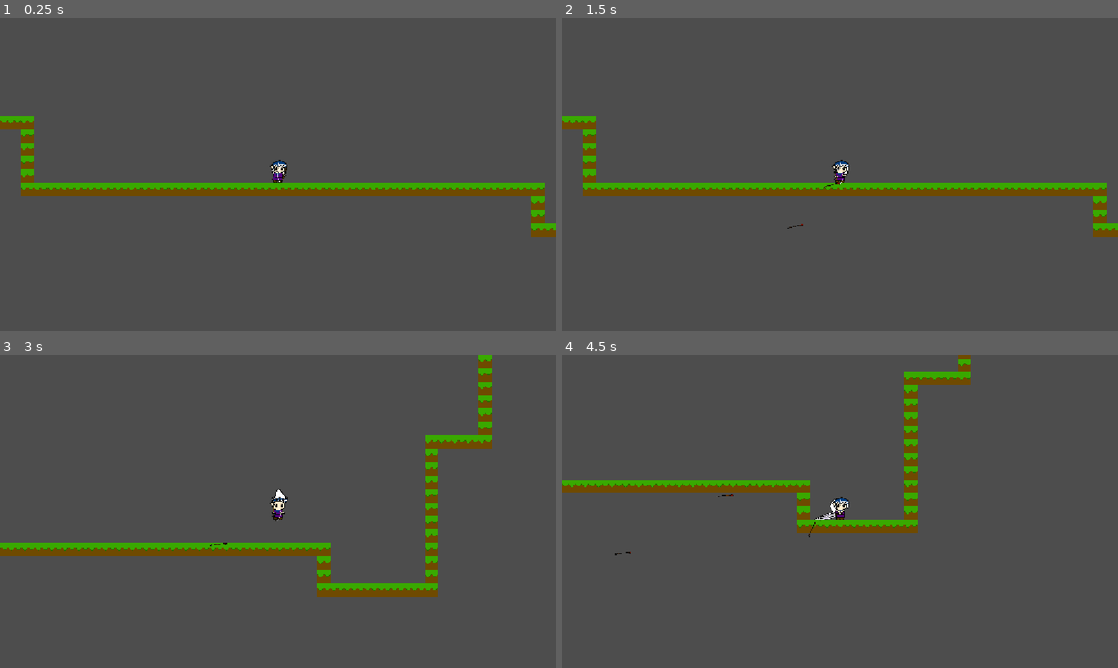
Above: before the commit, frames 1-4 (two rows, left to right).
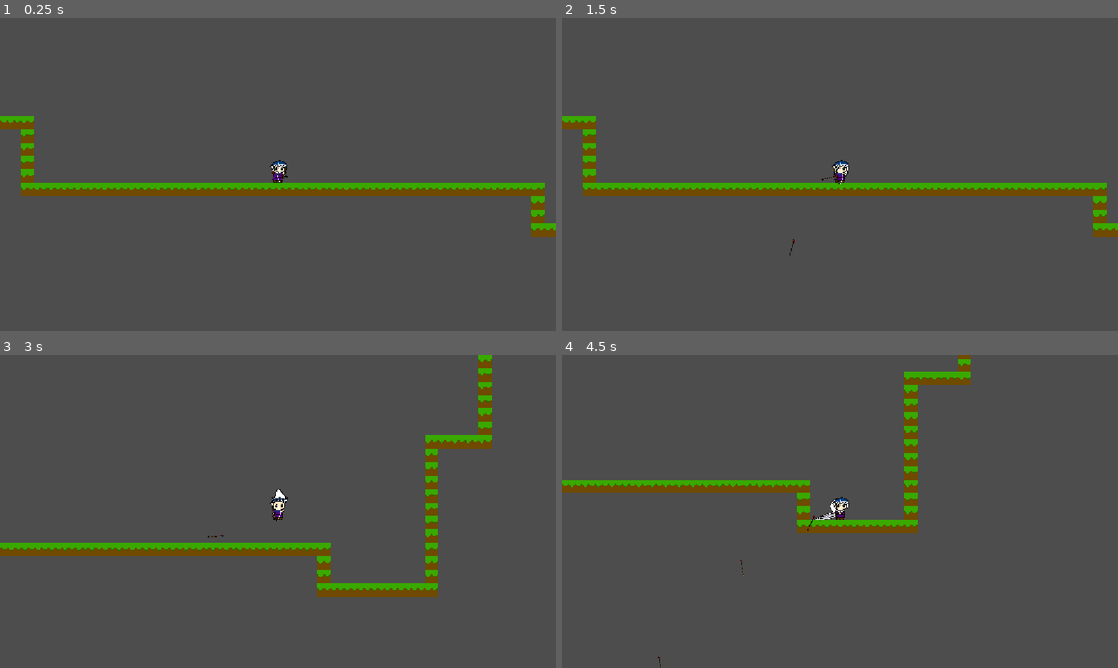
Above: after the commit, the same moments.

Repository: Nelinnia/azure-leaf-forest
Game: Godot game, scene res://Levels/testing_level.tscn
Same seed, same stepped clock (60 frames per second), same inputs: the game is played once before the commit and once after it.
Inputs (mouse positions are in pixels of both pictures, inside the frame that each line leads up to):
- Up to frame 1 (0.25 s): no input
- Up to frame 2 (1.5 s): click (623, 237) at 0.5 s; click (623, 237) at 1.25 s
- Up to frame 3 (3 s): move the mouse to (400, 495) at 2.02 s; press the mouse at (400, 495) at 2.03 s; hold D (move_right) from 2.03 s (still down); tap Space (jump) at 2.27, 2.3, 2.57, 2.85 s; move the mouse to (166, 527) at 2.77 s; release the mouse at (166, 527) at 2.78 s
- Up to frame 4 (4.5 s): tap Space (jump) at 3.02, 3.32, 3.8 s; click (728, 527) at 3.05 s; move the mouse to (895, 442) at 3.52 s; release D (move_right) at 3.53 s; press the mouse at (895, 442) at 3.53 s; hold A (move_left) 3.53-4.28 s; move the mouse to (812, 574) at 4.27 s; release the mouse at (812, 574) at 4.28 s; hold D (move_right) from 4.28 s (still down); tap Tab (weapon_swap) at 4.35 s

The runs differ from the first frame. In frame 1, less than 0.1% of the frame differs, in the area x 48-52%, y 49-52%; in frame 2, less than 0.1%, in the area x 40-52%, y 48-76%; in frame 3, less than 0.1%; in frame 4, less than 0.1%.

Commit message:
Bow rotates 360 correctly. Arrow gravity and 360 logic fixed

Diff:
--- a/Player/Weapons/Bow/Arrows/basic_arrow.gd
+++ b/Player/Weapons/Bow/Arrows/basic_arrow.gd
@@ -1,35 +1,54 @@
 class_name Arrow
 extends Area2D
 
-@export var speed :float= 400.0
+@export_category("Per-Charge Stats")
+@export var charge_speeds :Array[float]= [500.0, 1000.0, 1500.0, 2000.0]
+@export var charge_drop_speeds :Array[float]= [250.0, 180.0, 110.0, 40.0]
+@export var charge_drop_rotations :Array[float]= [140.0, 90.0, 50.0, 10.0]
+@export var charge_drop_start_distance: Array[float] = [250.0, 1000.0, 2000.0, 3000.0]
+
 @export var max_distance :float= 10000.0
-@export var drop_speed :float= 100
-@export var drop_rotation :float= 1.0
+
+var speed :float
+var drop_speed :float
+var drop_rotation :float
+var drop_start_distance :float
 
 
 var bow :WeaponBow
 
 var _traveled_distance :float= 0.0
-var velocity :Vector2
+var _start_rotation :float
+var _max_rotation_offset :float= deg_to_rad(90.0)
 
 # Called when the node enters the scene tree for the first time.
 func _ready() -> void:
 	area_entered.connect(_on_area_entered)
 
 
+var _rotation_sign :float= 1.0
+func apply_charge(charge: int) -> void:
+	var index := clampi(charge, 0, charge_speeds.size() - 1)
+	speed = charge_speeds[index]
+	drop_speed = charge_drop_speeds[index]
+	drop_rotation = charge_drop_rotations[index]
+	drop_start_distance = charge_drop_start_distance[index]
+	_start_rotation = rotation
+	_rotation_sign = 1.0 if cos(_start_rotation) >= 0.0 else -1.0
 
 func _physics_process(delta: float) -> void:
 	position += transform.x * speed * delta
-	position += Vector2.DOWN * drop_speed * delta
-	rotation_degrees += drop_rotation * delta
+	if _traveled_distance > drop_start_distance:
+		position += Vector2.DOWN * drop_speed * delta
 
-	_traveled_distance += velocity.length() * delta
+		var rotated_amount := absf(wrapf(rotation - _start_rotation, -PI, PI))
+		if rotated_amount < _max_rotation_offset:
+			rotation += _rotation_sign * drop_rotation * delta * (PI / 180.0)
+
+	_traveled_distance += speed * delta
 	if _traveled_distance > max_distance:
 		queue_free()
 
-func calculate_arrow_variables() -> void:
-	bow.draw_counter
-
 
 func _on_area_entered(other_area: Area2D) -> void:
-	pass
+	queue_free()
--- a/Player/Weapons/Bow/Arrows/basic_arrow.tscn
+++ b/Player/Weapons/Bow/Arrows/basic_arrow.tscn
@@ -7,6 +7,9 @@
 size = Vector2(41, 18)
 
 [node name="BasicArrow" type="Area2D" unique_id=296111389]
+scale = Vector2(0.3, 0.3)
+collision_layer = 2
+collision_mask = 2
 script = ExtResource("1_cxx4f")
 
 [node name="CollisionShape2D" type="CollisionShape2D" parent="." unique_id=1870051525]
--- a/Player/Weapons/Bow/weapon_bow.gd
+++ b/Player/Weapons/Bow/weapon_bow.gd
@@ -1,6 +1,5 @@
 class_name WeaponBow
 extends WeaponBase
-
 
 
 @onready var bow_marker: Marker2D = $BowMarker
@@ -13,12 +12,21 @@
 
 var draw_counter :int= 0
 
+var aim_angle :float= 0.0
+
+
 func _ready() -> void:
 	draw_timer.timeout.connect(_draw_bow)
 
 func handle_process(delta: float) -> void:
 	var to_mouse := get_global_mouse_position() - player.global_position
-	bow_marker.rotation = to_mouse.angle()
+
+	aim_angle = to_mouse.angle()
+	bow_marker.rotation = aim_angle
+
+	var facing_left := absf(wrapf(aim_angle, -PI, PI)) > PI / 2.0
+	bow_ani_sprite.flip_v = facing_left
+	arrow_sprite.flip_v = facing_left
 
 func on_attack_pressed() -> void:
 	draw_timer.start()
@@ -28,13 +36,27 @@
 	draw_timer.stop()
 	arrow_sprite.visible = false
 	bow_ani_sprite.frame = 0
-	draw_counter = 0
 
 	var arrow :Node2D= BASIC_ARROW.instantiate()
 	get_tree().current_scene.add_child(arrow)
-	arrow.global_transform = bow_marker.global_transform
+	arrow.global_position = bow_marker.global_position
+	arrow.global_rotation = aim_angle
+	arrow.apply_charge(draw_counter)
 
+	draw_counter = 0
 
+	launch_backward()
+
+@export var max_charge :int= 3
 func _draw_bow() -> void:
-	draw_counter += 1
-	bow_ani_sprite.frame += 1
+	if draw_counter < max_charge:
+		draw_counter += 1
+		bow_ani_sprite.frame += 1
+
+	if draw_counter >= max_charge:
+		draw_timer.stop()
+
+func launch_backward() -> void:
+	var to_mouse := get_global_mouse_position() - player.global_position
+	if draw_counter >= 3 and not player.State.GROUND :
+		pass
--- /dev/null
+++ b/Player/autoload_player_stats.gd
@@ -0,0 +1,7 @@
+extends Node
+
+
+var strength :int= 1 #Increases sword damage, max height of base jumo
+var dexterity  :int= 1 #Increases bow damage, max height of double jump
+var agility :int= 1 #Increases weapon charge rate, move speed
+var wisdom :int= 1 #Increases magic damage,  mana
--- a/Player/player.gd
+++ b/Player/player.gd
@@ -5,8 +5,6 @@
 
 @onready var hair_back: Sprite2D = %HairBack
 @onready var player_parts: Node2D = %PlayerParts
-
-
 @onready var right_arm: AnimatedSprite2D = %Right_Arm
 @onready var left_arm: AnimatedSprite2D = %Left_Arm
 
@@ -117,20 +115,8 @@
 		_swap_weapon()
 	if event.is_action_pressed("attack") and not is_attacking:
 		current_weapon_node.on_attack_pressed()
-		#charge_timer.start()
-		#attack_animation_player.play("sword_swing_charge")
-		#
-		#left_arm.play("sword_swing_ground")
-		#left_arm.frame = 1
-		#left_arm.pause()
-		#
-		#right_arm.play("sword_swing_ground")
-		#right_arm.frame = 1
-		#right_arm.pause()
 	if event.is_action_released("attack") and not is_attacking:
 		current_weapon_node.on_attack_released()
-		#_start_attack()
-		#charge_timer.stop()
 func _start_attack() -> void:
 	is_attacking = true
 	var is_ground := current_state == State.GROUND
--- a/Player/player.tscn
+++ b/Player/player.tscn
@@ -614,7 +614,6 @@
 sprite_frames = SubResource("SpriteFrames_5yyr1")
 
 [node name="ArrowSprite" type="Sprite2D" parent="WeaponBow/BowMarker" unique_id=1511170533]
-visible = false
 rotation = -0.046508465
 texture = ExtResource("28_76lrf")
 
--- a/Player/weapon_sword.gd
+++ b/Player/weapon_sword.gd
@@ -1,6 +1,5 @@
 class_name WeaponSword
 extends WeaponBase
-
 
 
 
@@ -16,8 +15,8 @@
 @onready var pipcharge_audio: AudioStreamPlayer2D = $WeaponMarker/Pips/PipchargeAudio
 
 
+var charges :int= 0
 
-var charges :int= 0
 
 func _ready() -> void:
 	charge_timer.timeout.connect(_on_charge_timeout)
--- /dev/null
+++ b/User Interface/autoload_settings_manager.gd
@@ -0,0 +1,66 @@
+extends Node
+
+const SAVE_PATH = "user://settings.cfg"
+var config := ConfigFile.new()
+
+#Graphics variables
+var particles_enabled :bool= true
+
+var damage_text_enabled :bool = true
+
+#Audio variables
+var volume_master :float= 0.5 #starts at 50% volume
+var volume_sfx :float= 1.0
+var volume_ambiance :float= 1.0
+var volume_music :float= 1.0
+
+func _ready() -> void:
+	load_settings()
+
+func load_settings() -> void:
+	if config.load(SAVE_PATH) != OK:
+		return
+
+		particles_enabled = config.get_value("graphics", "particles_enabled", true)
+		volume_master = config.get_value("audio", "master", 1.0)
+		volume_sfx = config.get_value("audio", "SFX", 1.0)
+		volume_ambiance = config.get_value("audio", "ambiance", 1.0)
+		volume_music = config.get_value("audio", "music", 1.0)
+	_apply_volumes()
+
+func save_settings() -> void:
+	config.set_value("graphics", "particles_enabled", particles_enabled)
+	config.set_value("audio", "master", volume_master)
+	config.set_value("audio", "SFX", volume_sfx)
+	config.set_value("audio", "ambiance", volume_ambiance)
+	config.set_value("audio", "music", volume_music)
+	config.save(SAVE_PATH)
+
+func set_volume(bus_name: String, value: float) -> void:
+	var linear :float= clamp(value, 0.0, 1.0)
+	match bus_name:
+		"master": volume_master = linear
+		"SFX": volume_sfx = linear
+		"ambiance": volume_ambiance = linear
+		"music": volume_music = linear
+	AudioServer.set_bus_volume_db(
+		AudioServer.get_bus_index(bus_name.capitalize()),
+		linear_to_db(linear)
+	)
+	save_settings()
+
+func _apply_volumes() -> void:
+	set_volume("master", volume_master)
+	set_volume("SFX", volume_sfx)
+	set_volume("ambiance", volume_ambiance)
+	set_volume("music", volume_music)
+
+
+#func _on_particle_toggled(enabled: bool) -> void:
+#	SettingsManager.particles_enabled = enabled
+#	SettingsManager.save_settings()
+#	get_tree().call_group("Turret_Particles", "set_emitting", enabled)
+#
+#func _on_damage_text_toggled(enabled: bool) -> void:
+#	SettingsManager.damage_text_enabled = enabled
+#	SettingsManager.save_settings()
--- /dev/null
+++ b/User Interface/option_menu_panel.gd
@@ -0,0 +1,80 @@
+class_name OptionMenu
+extends PanelContainer
+
+@onready var particle_toggle: CheckButton = %ParticleToggle
+@onready var damage_toggle: CheckButton = %DamageToggle
+
+@onready var master_vol_slider: HSlider = %MasterVolSlider
+@onready var master_volume_label: Label = %MasterVolumeLabel
+
+@onready var turret_vol_slider: HSlider = %TurretVolSlider
+@onready var turret_volume_label: Label = %TurretVolumeLabel
+
+@onready var ambiance_vol_slider: HSlider = %AmbianceVolSlider
+@onready var ambiance_volume_label: Label = %AmbianceVolumeLabel
+
+@onready var music_vol_slider: HSlider = %MusicVolSlider
+@onready var music_volume_label: Label = %MusicVolumeLabel
+
+@onready var menu_sound: AudioStreamPlayer2D = $MenuSound
+
+
+static var particles_enabled :bool= true
+
+var settingsmanager
+
+func _ready() -> void:
+	visible = false
+
+	particle_toggle.button_pressed = SettingsManager.particles_enabled
+	damage_toggle.button_pressed = SettingsManager.damage_text_enabled
+
+	master_vol_slider.min_value = 0.0
+	master_vol_slider.max_value = 1.0
+	master_vol_slider.step = 0.05
+	master_vol_slider.value = SettingsManager.volume_master
+
+	turret_vol_slider.min_value = 0.0
+	turret_vol_slider.max_value = 1.0
+	turret_vol_slider.step = 0.05
+	turret_vol_slider.value = SettingsManager.volume_turret
+
+	ambiance_vol_slider.min_value = 0.0
+	ambiance_vol_slider.max_value = 1.0
+	ambiance_vol_slider.step = 0.05
+	ambiance_vol_slider.value = SettingsManager.volume_ambiance
+
+	music_vol_slider.min_value = 0.0
+	music_vol_slider.max_value = 1.0
+	music_vol_slider.step = 0.05
+	music_vol_slider.value = SettingsManager.volume_music
+
+	particle_toggle.toggled.connect(_on_particle_toggled)
+	damage_toggle.toggled.connect(_on_damage_text_enabled)
+
+	master_vol_slider.value_changed.connect(func(v): SettingsManager.set_volume("master", v) ;master_volume_label.text = "Master Volume: %d%%" % int(v * 100))
+	turret_vol_slider.value_changed.connect(func(v): SettingsManager.set_volume("turrets", v) ;turret_volume_label.text = "Turret Volume: %d%%" % int(v * 100))
+	ambiance_vol_slider.value_changed.connect(func(v): SettingsManager.set_volume("ambiance", v) ;ambiance_volume_label.text = "Ambiance Volume: %d%%" % int(v * 100))
+	music_vol_slider.value_changed.connect(func(v): SettingsManager.set_volume("music", v) ;music_volume_label.text = "Music Volume: %d%%" % int(v * 100))
+	#_on_particle_toggled(enabled)
+
+	master_volume_label.text = "Master Volume: %d%%" % int(SettingsManager.volume_master * 100)
+	turret_volume_label.text = "Turret Volume: %d%%" % int(SettingsManager.volume_turret * 100)
+	ambiance_volume_label.text = "Ambiance Volume: %d%%" % int(SettingsManager.volume_ambiance * 100)
+	music_volume_label.text = "Music Volume: %d%%" % int(SettingsManager.volume_music * 100)
+
+
+func _input(event: InputEvent) -> void:
+	if event.is_action_pressed("Menu"):
+		visible = !visible
+		menu_sound.play()
+
+
+func _on_particle_toggled(enabled: bool) -> void:
+	particles_enabled = enabled
+	SettingsManager.particles_enabled = enabled
+	SettingsManager.save_settings()
+	get_tree().call_group("Turret_Particles", "set_emitting", enabled)
+
+func _on_damage_text_enabled(enabled: bool) -> void:
+	SettingsManager.damage_text_enabled = enabled
--- a/project.godot
+++ b/project.godot
@@ -14,6 +14,11 @@
 run/main_scene="uid://dmdmdtt2anyy"
 config/features=PackedStringArray("4.7", "Forward Plus")
 config/icon="res://icon.svg"
+
+[autoload]
+
+SettingsManager="*uid://c2tu5pwgb5rxb"
+PlayerStats="*uid://br08j4ba4oywn"
 
 [display]
 
Not shown, added: Player/autoload_player_stats.gd.uid
Not shown, added: User Interface/autoload_settings_manager.gd.uid
Not shown, added: User Interface/option_menu_panel.gd.uid
